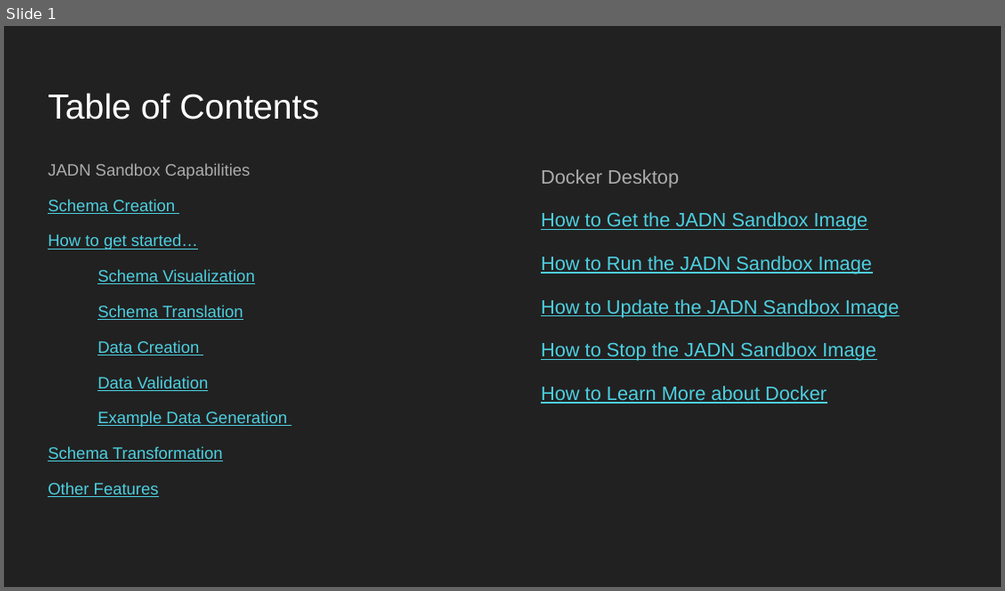
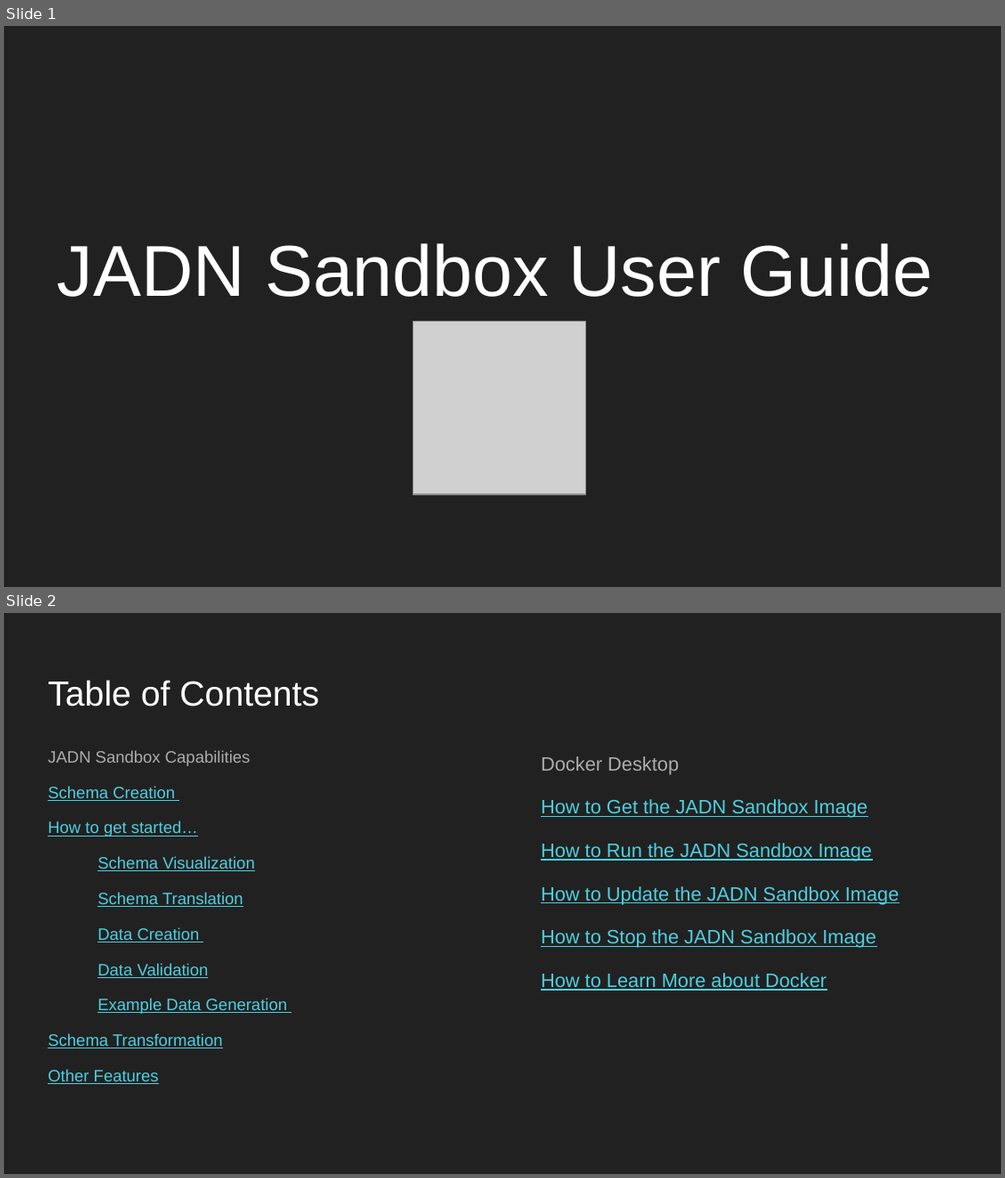
Before and after one commit to ScreamBun/jadn-sandbox, a slide deck: documentation/JADNSandboxInfo.pptx. Shown one above the other, each under a label of ours: slide 1 before the commit, slides 1 and 2 after it. The pictures are 1005x591 and 1005x1178 pixels, drawn with LibreOffice and Linux fonts; fonts in the diff are those of the drawing; grey boxes stand for pictures. Boxes give left, top, right and bottom in pixels: in the first picture for what was removed or moved away, otherwise in the second. Text is boxed around its words. In the diff, an @@ line names an element or a change of style, - is before the commit and + after.

```diff
--- a/documentation/JADNSandboxInfo.pptx
+++ b/documentation/JADNSandboxInfo.pptx
@@ slide 1 added at (4, 26, 1001, 587), background #212121 @@
@@ text added at (57, 243, 932, 297), 52 pt, text #FFFFFF @@
+JADN Sandbox User Guide
@@ picture added at (413, 321, 585, 493) @@
@@ what was slide 1 is now slide 2 @@
```
Also in this commit, not shown: 3 other files.
